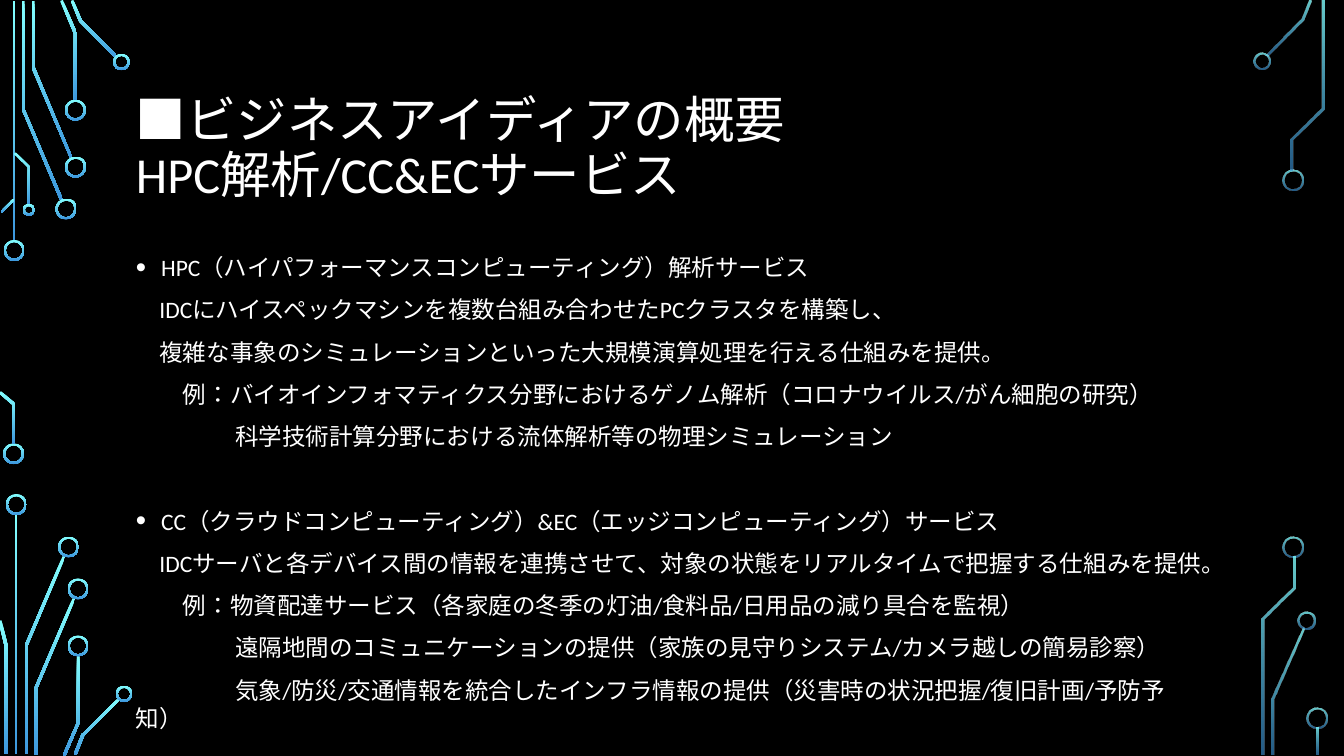
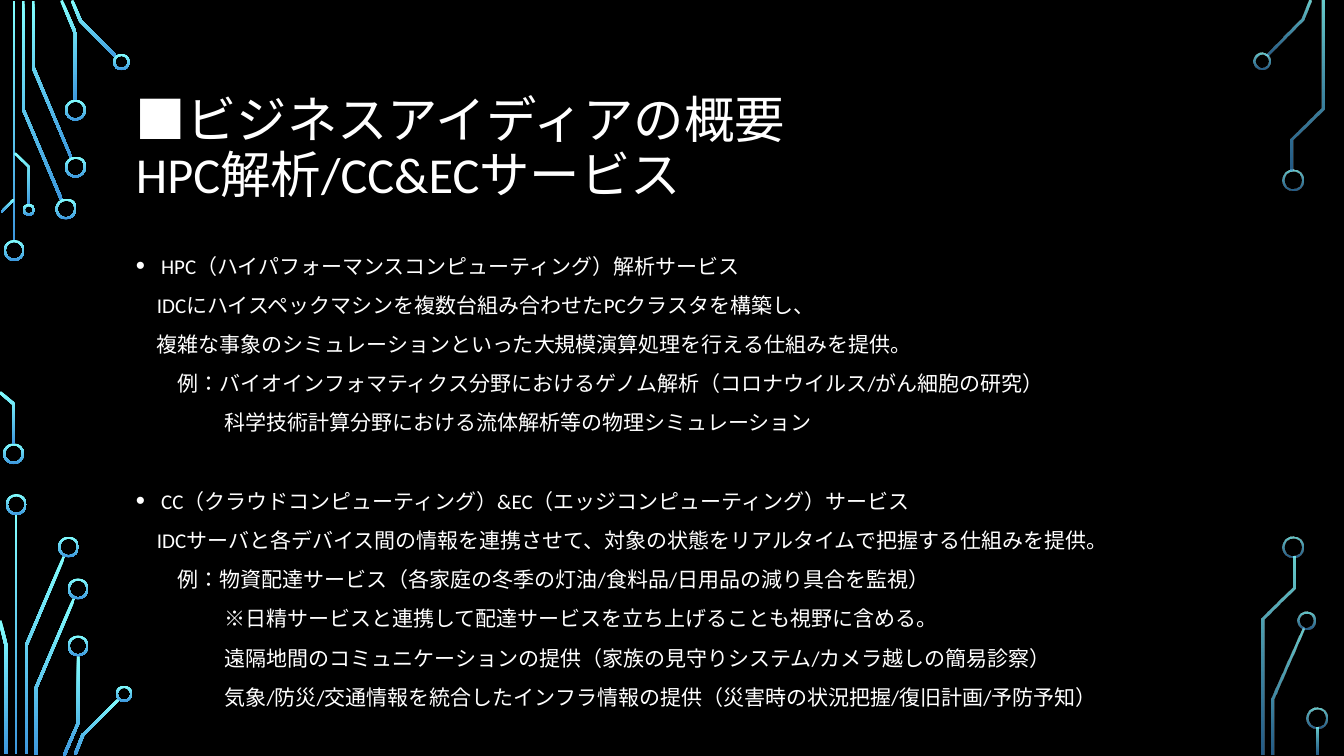
Before and after one commit to SITH-YN/PythonTool, a slide deck: slide 4 of Temp/39期ビジネスアイディア_HPC解析_CC_EC.pptx. Drawn at 1344x756 pixels with LibreOffice and Linux fonts; fonts in the diff are those of the drawing; background and template pictures are left out. Boxes give left, top, right and bottom in pixels: in the first picture for what was removed or moved away, otherwise in the second. Text is boxed around its words. In the diff, an @@ line names an element or a change of style, - is before the commit and + after.

Commit message:
追記

```diff
--- a/Temp/39期ビジネスアイディア_HPC解析_CC_EC.pptx
+++ b/Temp/39期ビジネスアイディア_HPC解析_CC_EC.pptx
@@ text at [157, 256, 1108, 707]: size 16.8 to 15 pt @@
@@ text at [225, 608, 938, 628]: paragraph added @@
+※日精サービスと連携して配達サービスを立ち上げることも視野に含める。
```
